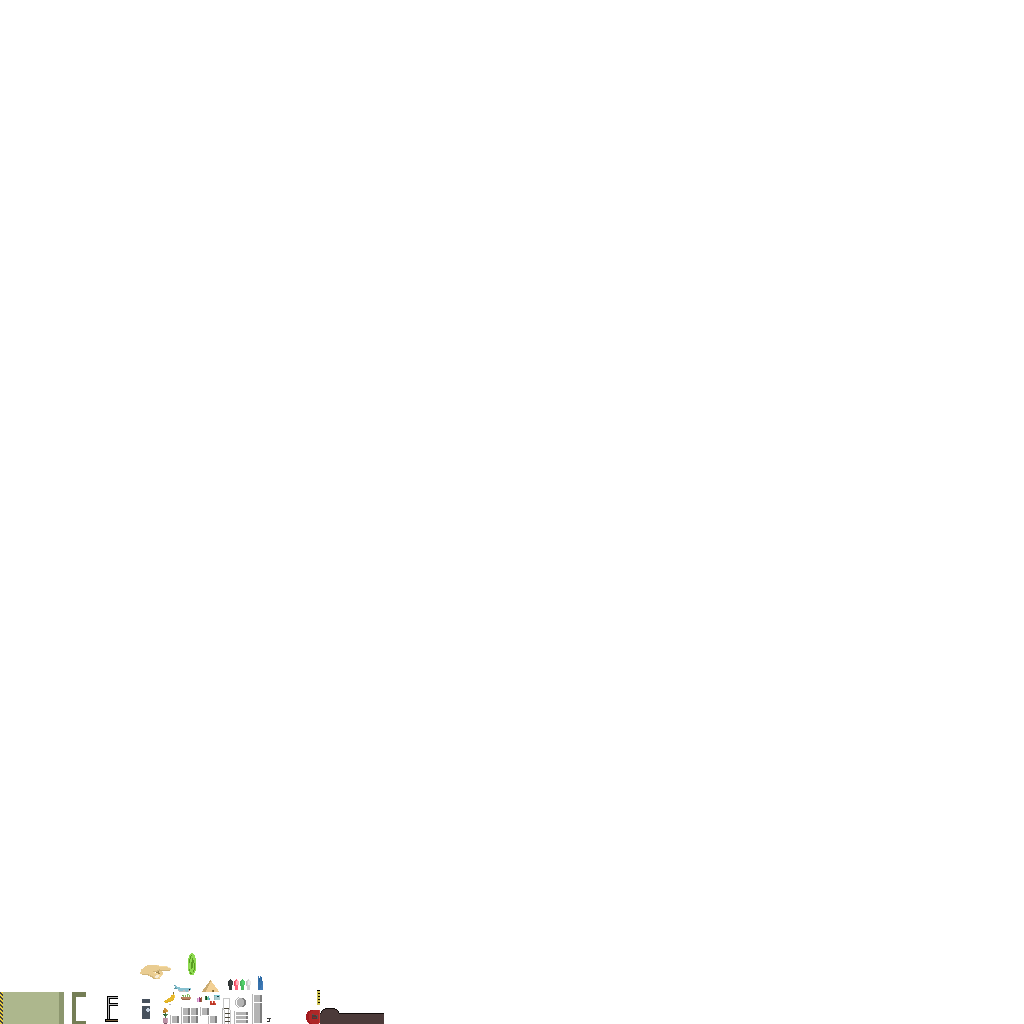
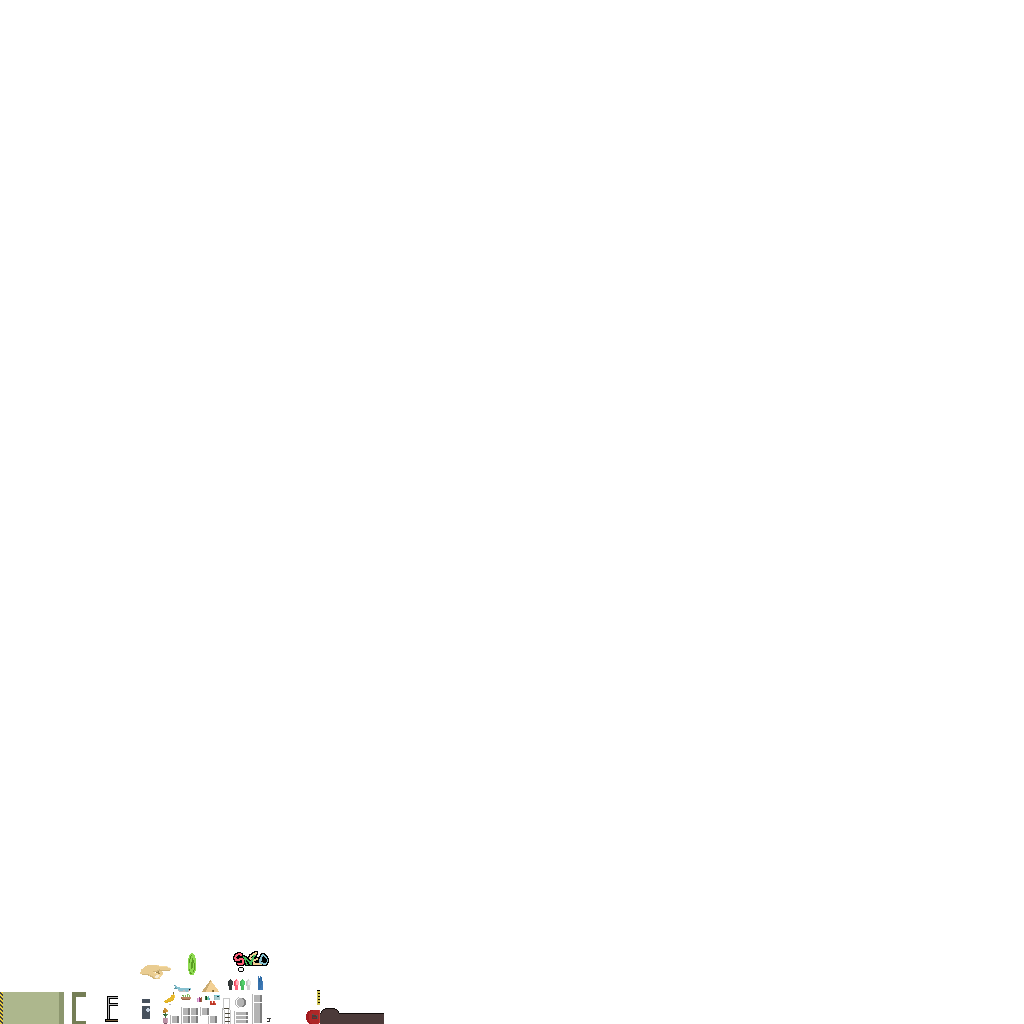
Layers edited between the first and the second 1024×1024 image:
painted on "Background" over [233, 951, 269, 972]
